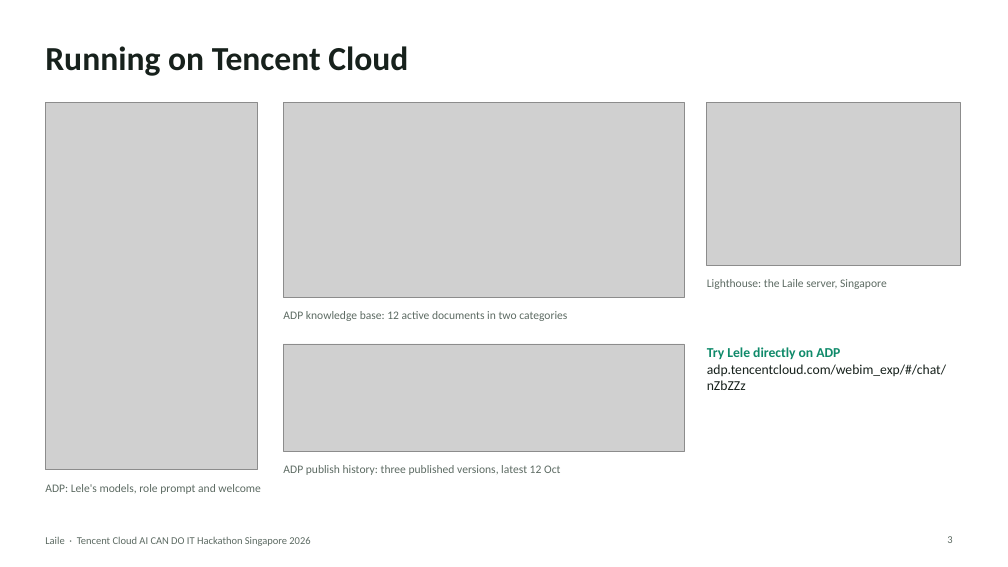
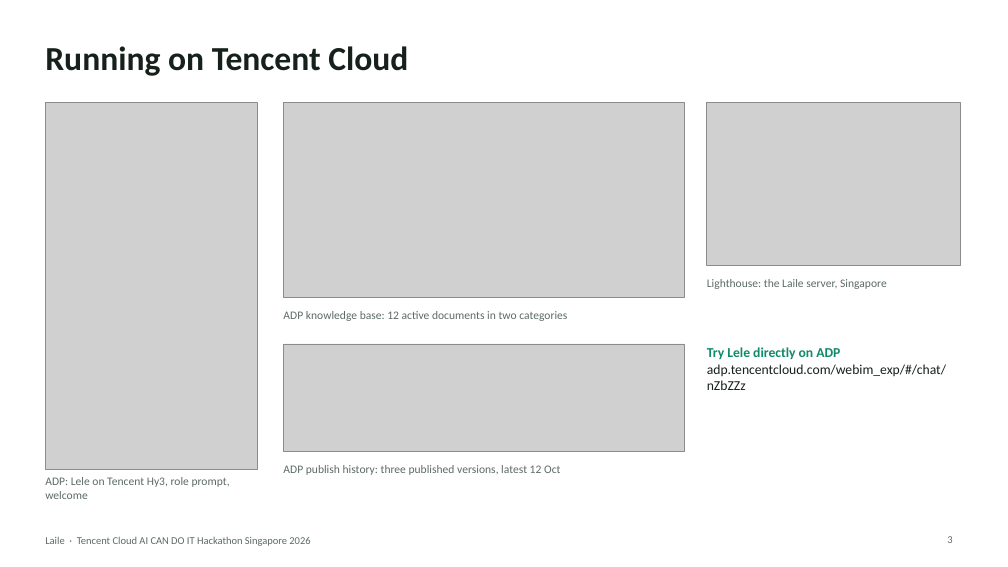
Before and after one commit to LimCharles/laile, a slide deck: slide 3 of submission/architecture/laile-architecture.pptx. Drawn at 1008x567 pixels with LibreOffice and Linux fonts; fonts in the diff are those of the drawing; grey boxes stand for pictures. Boxes give left, top, right and bottom in pixels: in the first picture for what was removed or moved away, otherwise in the second. Text is boxed around its words. In the diff, an @@ line names an element or a change of style, - is before the commit and + after.

Commit message:
Lele on ADP now uses Tencent Hy3 for both thinking and replies; deck screenshot updated

```diff
--- a/submission/architecture/laile-architecture.pptx
+++ b/submission/architecture/laile-architecture.pptx
@@ text at (x1=45, y1=477, x2=230, y2=499): text changed @@
-ADP: Lele's models, role prompt and welcome
+ADP: Lele on Tencent Hy3, role prompt, welcome
```
Also in this commit, not shown: 2 other files.
